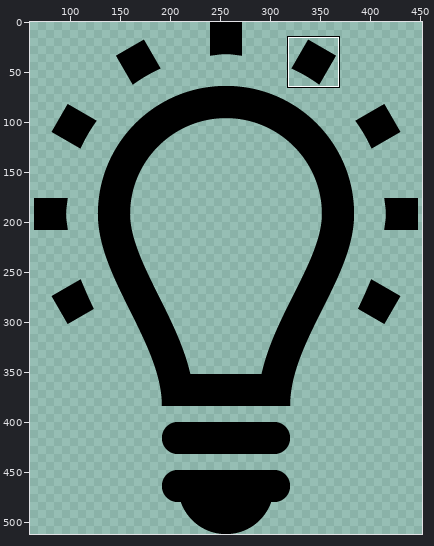
Sprite sheet -- img/intproperty-lightbulb.png. Above, an overview of the earlier version with the close-up marked.
Close-up. Before the commit:
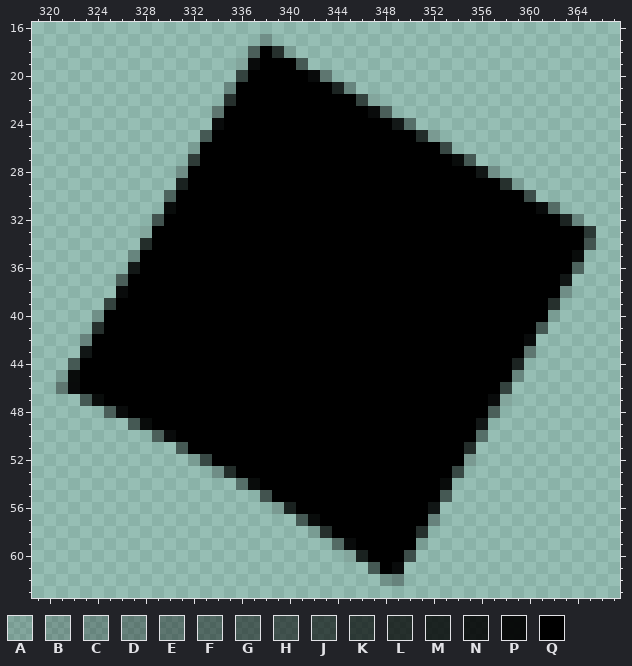
The file is 512x512 pixels. Pixels under 10% opacity are left out. Shown: x 319..367, y 16..63. The wide view leaves out empty margins. The commit also changed other parts of the picture, which this record leaves out.
Palette (. is transparent): A #00000020  B #00000030  C #00000040  D #00000050  E #00000060  F #00000070  G #00000080  H #0000008f  J #0000009f  K #000000af  L #000000bf  M #000000cf  N #000000df  P #000000ef  Q #000000
The result:
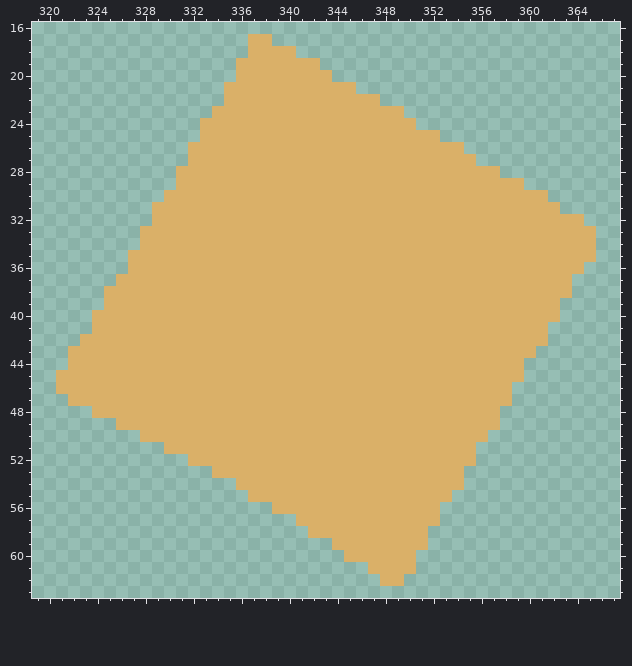
Diff:
colour Q: #000000 -> #dab068
y 17: x 337..338 .C -> QQ
y 18: x 337 G -> Q; x 339..340 LA -> QQ
y 19: x 336..337 AP -> QQ; x 341..342 G. -> QQ
y 20: x 336 J -> Q; x 342..343 PE -> QQ
y 21: x 335 C -> Q; x 344..345 MC -> QQ
y 22: x 335 L -> Q; x 346..347 JA -> QQ
y 23: x 334 E -> Q; x 347..349 PG. -> QQQ
y 24: x 333..334 .P -> QQ; x 349..350 NE -> QQ
y 25: x 333 G -> Q; x 351..352 LB -> QQ
y 26: x 332 A -> Q; x 353..354 J. -> QQ
y 27: x 332 K -> Q; x 354..355 PG -> QQ
y 28: x 331 C -> Q; x 356..357 NC -> QQ
y 29: x 331 M -> Q; x 358..359 LA -> QQ
y 30: x 330 F -> Q; x 360..361 H. -> QQ
y 31: x 329..330 .P -> QQ; x 361..362 PF -> QQ
y 32: x 329 H -> Q; x 363..364 MC -> QQ
y 33: x 328 A -> Q; x 365 K -> Q
y 34: x 328 L -> Q; x 365 H -> Q
y 35: x 327 C -> Q; x 364..365 P. -> QQ
y 36: x 327 N -> Q; x 364 F -> Q
y 37: x 326 G -> Q; x 363 N -> Q
y 38: x 325..326 .P -> QQ; x 363 C -> Q
y 39: x 325 J -> Q; x 362 L -> Q
y 40: x 324 B -> Q; x 362 A -> Q
y 41: x 324 L -> Q; x 361 G -> Q
y 42: x 323 D -> Q; x 360..361 P. -> QQ
y 43: x 322..323 .N -> QQ; x 360 E -> Q
y 44: x 322 G -> Q; x 359 M -> Q
y 45: x 321..322 AP -> QQ; x 359 C -> Q
y 46: x 321..322 EP -> QQ; x 358 J -> Q
y 47: x 322..324 .GP -> QQQ; x 357..358 PA -> QQ
y 48: x 324..326 .GP -> QQQ; x 357 G -> Q
y 49: x 326..328 .GP -> QQQ; x 356..357 N. -> QQ
y 50: x 328..330 .GP -> QQQ; x 356 E -> Q
y 51: x 330..331 .G -> QQ; x 355 L -> Q
y 52: x 332..333 AJ -> QQ; x 355 B -> Q
y 53: x 334..335 CL -> QQ; x 354 J -> Q
y 54: x 336..337 EP -> QQ; x 353..354 P. -> QQ
y 55: x 337..338 .H -> QQ; x 353 G -> Q
y 56: x 339..340 BM -> QQ; x 352 N -> Q
y 57: x 341..342 GP -> QQ; x 352 D -> Q
y 58: x 342..343 AL -> QQ; x 351 L -> Q
y 59: x 344..345 FP -> QQ; x 351 A -> Q
y 60: x 345..346 AM -> QQ; x 350 H -> Q
y 61: x 347 G -> Q; x 349..350 P. -> QQ
y 62: x 348..349 BD -> QQ
Boxes around the changes in both close-ups, in picture pixels (x1, y1, x2, y2):
changed: (56, 34, 596, 586)
